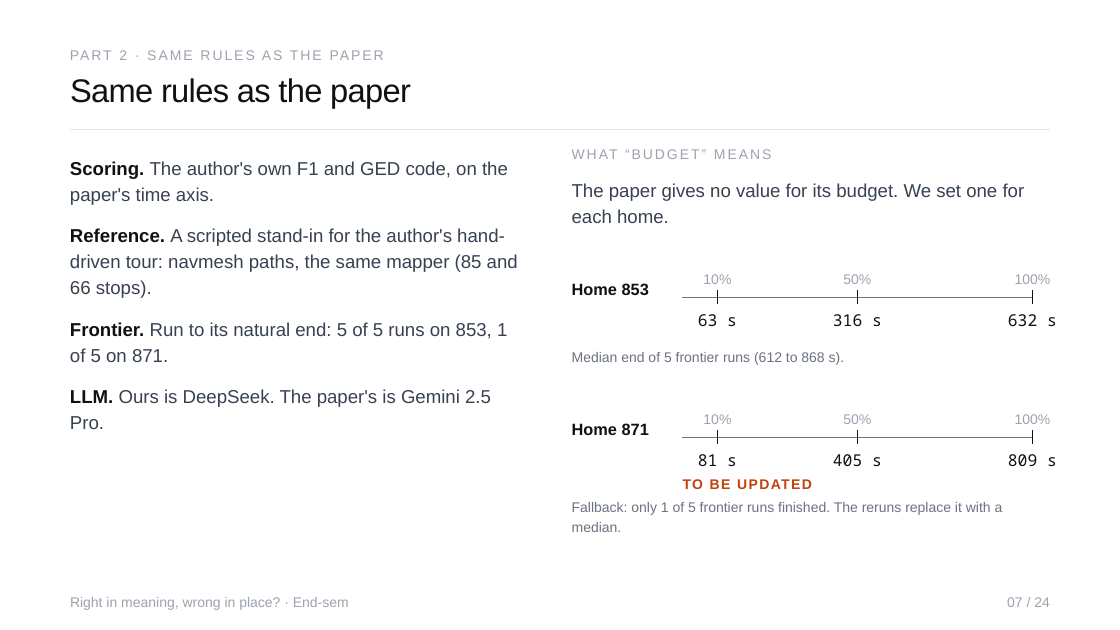
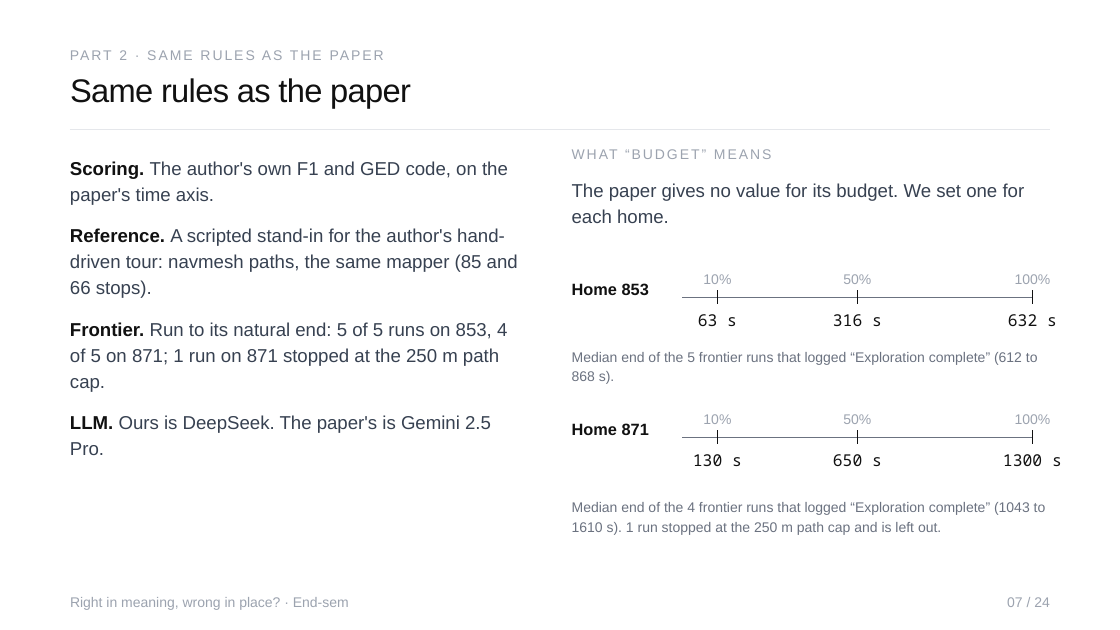
Before and after one commit to Sher110106/validity-aware-active-semantic-exploration, a slide deck: slide 7 of docs/endsem_2026-11/ASP_Endsem.pptx. Drawn at 1120x630 pixels with LibreOffice and Linux fonts; fonts in the diff are those of the drawing. Boxes give left, top, right and bottom in pixels: in the first picture for what was removed or moved away, otherwise in the second. Text is boxed around its words. In the diff, an @@ line names an element or a change of style, - is before the commit and + after.

```diff
--- a/docs/endsem_2026-11/ASP_Endsem.pptx
+++ b/docs/endsem_2026-11/ASP_Endsem.pptx
@@ text at [70,322,507,392]: text changed @@
-Frontier. Run to its natural end: 5 of 5 runs on 853, 1 of 5 on 871.
+Frontier. Run to its natural end: 5 of 5 runs on 853, 4 of 5 on 871; 1 run on 871 stopped at the 250 m path cap.
@@ text at [572,352,1038,384]: text changed @@
-Median end of 5 frontier runs (612 to 868 s).
+Median end of the 5 frontier runs that logged “Exploration complete” (612 to 868 s).
@@ text "LLM. Ours is DeepSeek. The ...": place and size @@
-text "LLM. Ours is DeepSeek. The ..." at [70,389,491,429]
+text "LLM. Ours is DeepSeek. The ..." at [70,415,491,455]
@@ text at [693,454,742,466]: text changed @@
-81 s
+130 s
@@ text at [833,454,882,466]: text changed @@
-405 s
+650 s
@@ text at [1003,454,1062,466]: text changed @@
-809 s
+1300 s
@@ text at [572,502,1046,535]: text changed; text colour #C2410C to #6B7280; bold off @@
-TO BE UPDATED
+Median end of the 4 frontier runs that logged “Exploration complete” (1043 to 1610 s). 1 run stopped at the 250 m path cap and is left out.
@@ text removed at [572,502,1003,532] @@
-Fallback: only 1 of 5 frontier runs finished. The reruns replace it with a median.
```
Also in this commit, not shown: 4 other slides changed, 6 other files.
